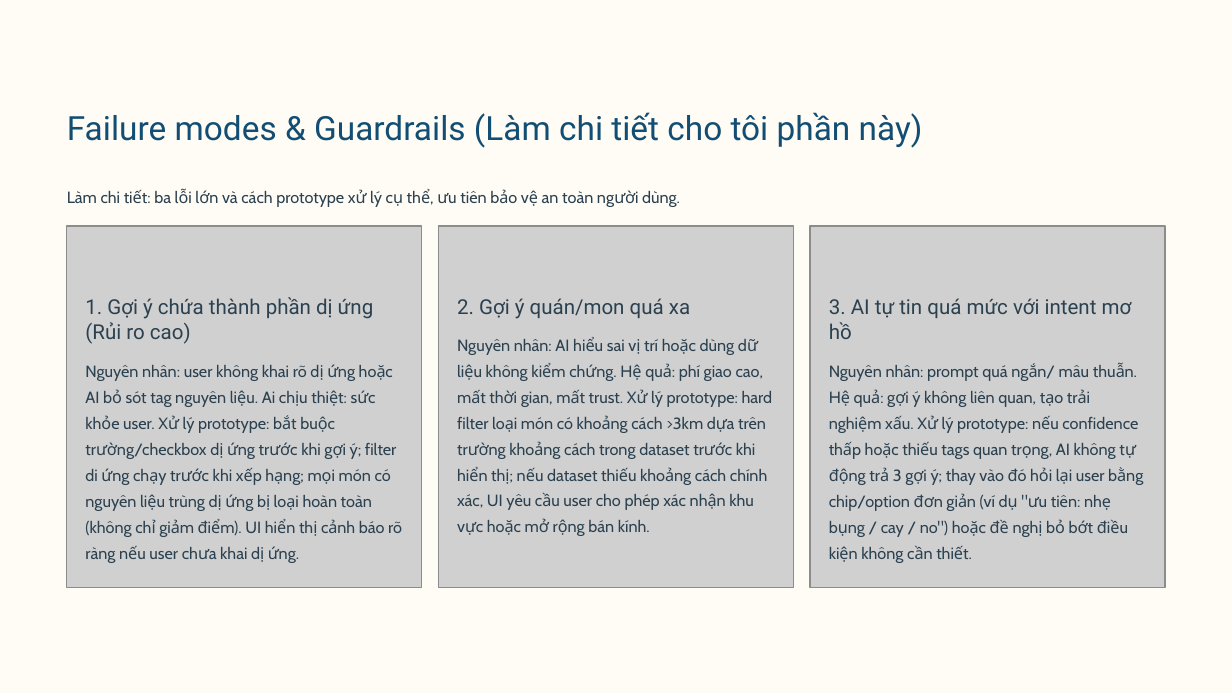
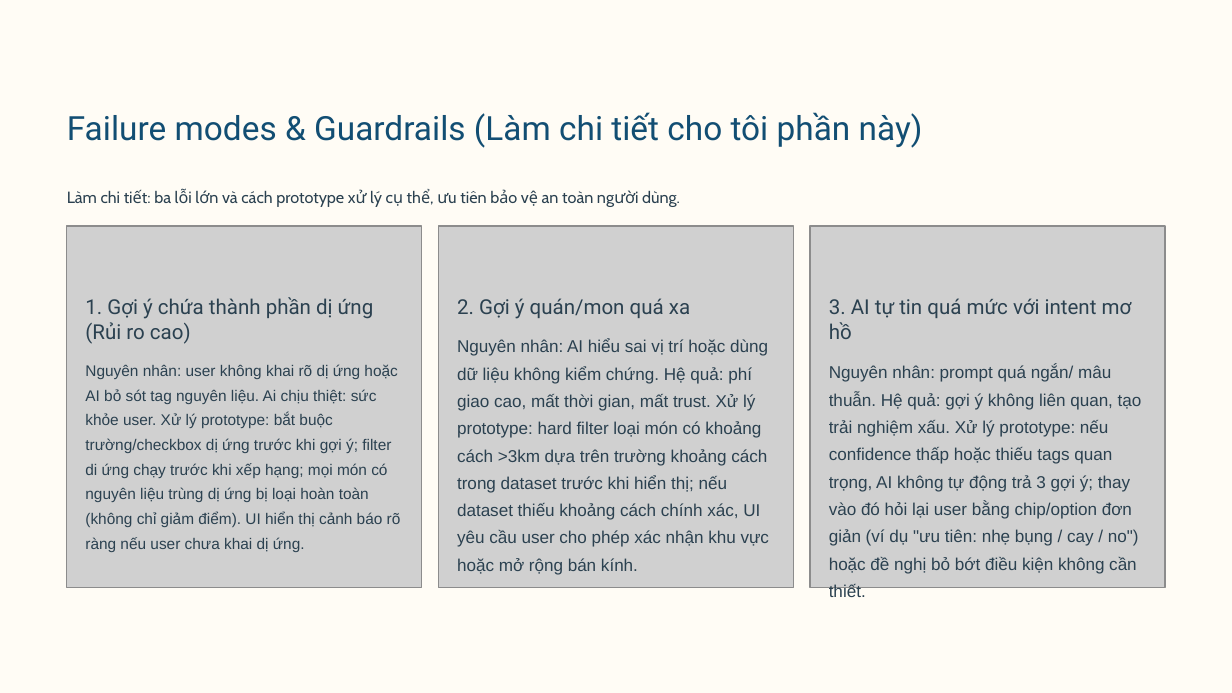
Before and after one commit to mchienn/Day06-C401-E6, a slide deck: slide 6 of SPEC-san-pham-AI-Goi-Y-Mon-An-AI-Food-Recommendation.pptx. Drawn at 1232x693 pixels with LibreOffice and Linux fonts; fonts in the diff are those of the drawing; grey boxes stand for pictures; background and template pictures are left out. Boxes give left, top, right and bottom in pixels: in the first picture for what was removed or moved away, otherwise in the second. Text is boxed around its words. In the diff, an @@ line names an element or a change of style, - is before the commit and + after.

```diff
--- a/SPEC-san-pham-AI-Goi-Y-Mon-An-AI-Food-Recommendation.pptx
+++ b/SPEC-san-pham-AI-Goi-Y-Mon-An-AI-Food-Recommendation.pptx
@@ text "Nguyên nhân: AI hiểu sai ..." at [457,338,770,547]: size 9.5 to 10 pt, font Cabin to Arial @@
@@ text "Nguyên nhân: user không khai ..." at [85,364,397,502]: size 9.5 to 9 pt, font Cabin to Arial @@
@@ text "Nguyên nhân: prompt quá ngắn/ ..." at [829,364,1142,574]: size 9.5 to 10 pt, font Cabin to Arial @@
```
Also in this commit, not shown: 7 other slides changed.
